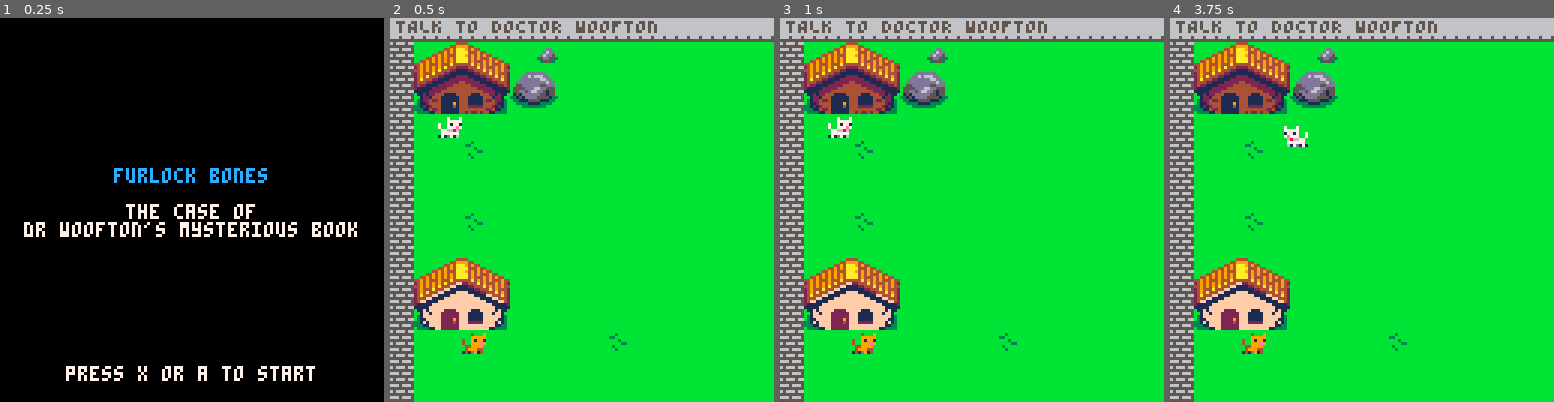
Above: before the commit, frames 1-4 (left to right).
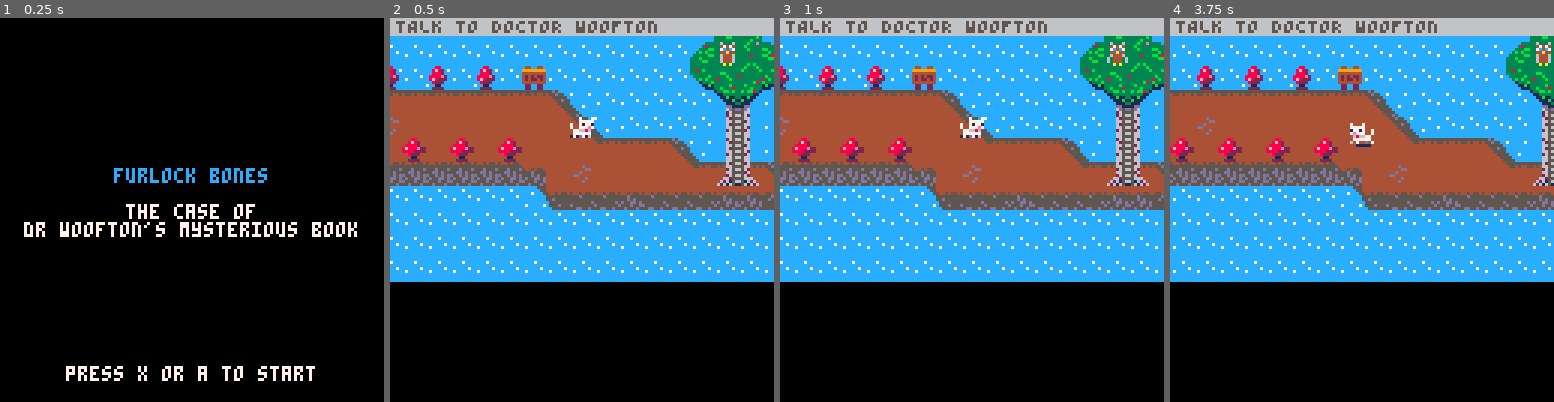
Above: after the commit, the same moments.

Repository: Mackeriah/FurlockBones-game
Game: PICO-8 cartridge furlock bones.p8
The game is run twice, just before and just after one commit, with the same random seed, the same clock (stepped at 60 frames per second) and the same inputs.
Inputs:
- Up to frame 1 (0.25 s): no input
- Up to frame 2 (0.5 s): tap X (X key) at 0.33 s
- Up to frame 3 (1 s): tap O (Z key) at 0.7 s
- Up to frame 4 (3.75 s): tap X (X key) at 1.07, 1.85, 2.97 s; hold Right 1.6-2.1 s; tap O (Z key) every 0.4 s from 1.7 to 3.7 s; hold Up 2.15-2.42 s; hold Right 2.47-3.03 s; hold Left 3.08-3.58 s; hold Down from 3.63 s (still down)

Frame 1 is identical in both runs. In frame 2, 94% of the frame differs, in the area x 0-100%, y 4-100%; in frame 3, 94%; in frame 4, 94%.

Commit message:
added suspenseful library music

Diff:
--- a/furlock bones.p8
+++ b/furlock bones.p8
@@ -38,12 +38,6 @@
 	leafCount = 0
 end
 
-function init_music()
-	track_1start = 0 -- this indicates the point in the music the track starts
-	track_2start = 11
-	musicState = 'start' -- used for music, seems bizarely complex!
-end
-
 -- map compress related, try to add to function or init
 _n = nil _={}
 _[0] = false
@@ -620,7 +614,7 @@
 --player functions
 function create_player()
 	player={}  --create empty table -- this means we're creating the player as an object!
-	player.x = 16 -- 16 = house, 432 = owl (map location x8 for exact pixel location)
+	player.x = 432 -- 16 = house, 432 = owl (map location x8 for exact pixel location)
 	player.y = 32
 	player.direction = 1
 	player.velocity_x = 0
@@ -1025,9 +1019,6 @@
 		print("i'm heading upstairs furlock!", owl.x-60, owl.y+60, owl.speechColour)
 	end
 	if itemsBroken == 8 then
-		print("better turn the light off.", owl.x-50, owl.y+60, owl.speechColour)
-	end
-	if itemsBroken == 9 then
 		stepTimeStart = 0
 		owlBookState = "going upstairs"
 	end
@@ -1036,7 +1027,7 @@
 function owl_knocking_stuff_over_in_library()
 	if shakeAmount > 0 then screen_shake() end
 	if time() >= owlWait then
-		if itemsBroken < 9 then
+		if itemsBroken < 8 then
 			owlTime = time()
 			if itemsBroken <= 3 then
 				shakeAmount += 10
@@ -1258,14 +1249,27 @@
 	char6=_n
 end
 
+function init_music()
+	track_1start = 0 -- this indicates the point in the music the track starts
+	track_2start = 11
+	track_3start = 22
+	track_4start = 33 -- end game music
+	track_5start = 37 -- library music
+	musicState = 'start' -- used for music, seems bizarely complex!
+end
+
 function musicControl()
 	if (activeGame == false) and musicState != 'menu' then
 			music(track_2start,0,120)
 			musicState = 'menu'
 	end
-	if activeGame == true and musicState != 'level1' then
+	if activeGame == true and musicState != 'level1' and showDoor == false then
 		music(track_1start,0,120)
 		musicState = 'level1'
+	end
+	if activeGame == true and musicState != 'level5' and showDoor == true then
+		music(track_5start,0,120)
+		musicState = 'level5'
 	end
 end
 
